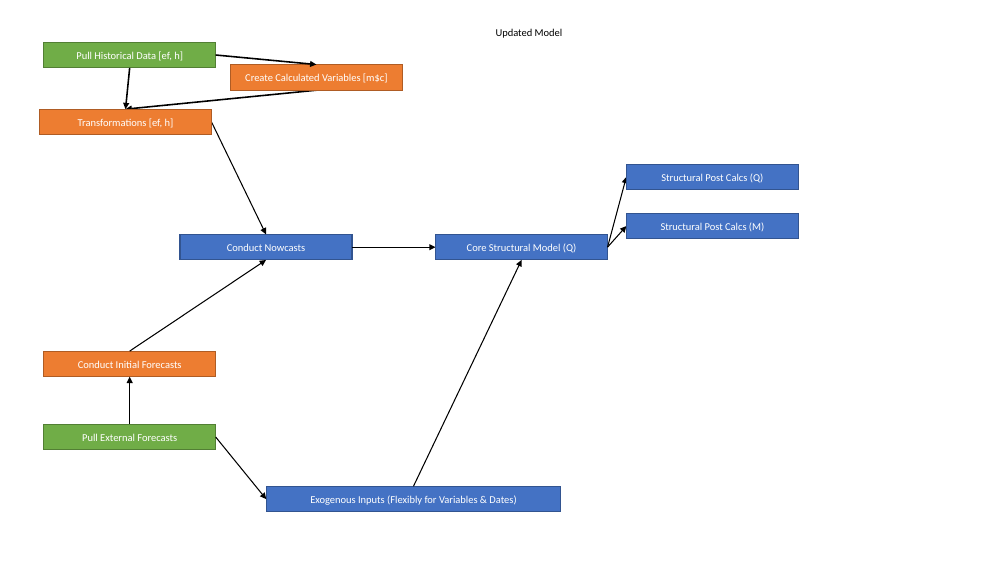
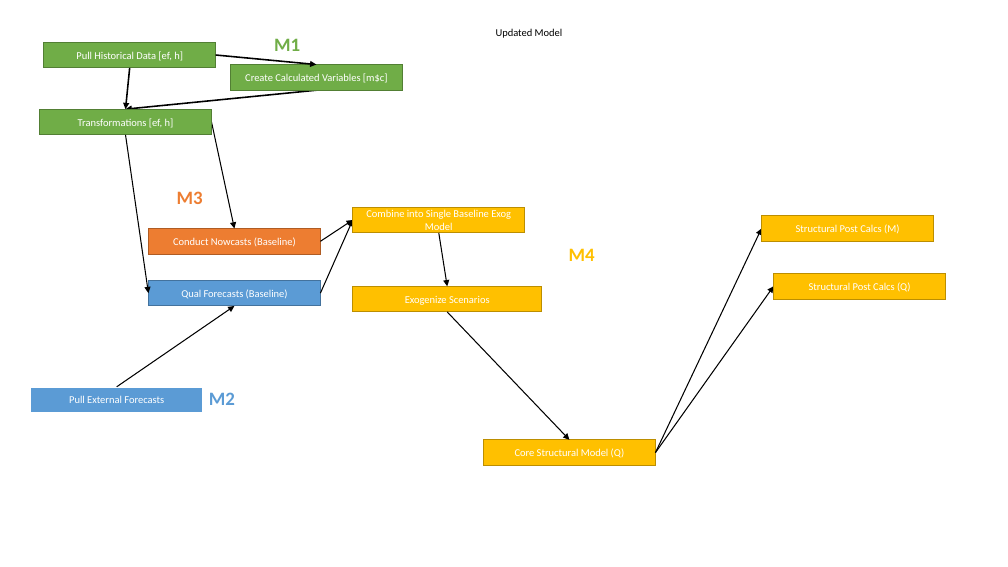
Before and after one commit to bongohead/econforecasting-r, a slide deck: slide 1 of documentation-templates/model-flow.pptx. Drawn at 1008x567 pixels with LibreOffice and Linux fonts; fonts in the diff are those of the drawing. Boxes give left, top, right and bottom in pixels: in the first picture for what was removed or moved away, otherwise in the second. Text is boxed around its words. In the diff, an @@ line names an element or a change of style, - is before the commit and + after.

Commit message:
Reworked model flow (v0.15)

```diff
--- a/documentation-templates/model-flow.pptx
+++ b/documentation-templates/model-flow.pptx
@@ text added at (x1=274, y1=38, x2=300, y2=51), 18 pt, text #70AD47, bold @@
+M1
@@ rectangle "Create Calculated Variables [m$c]" at (x1=231, y1=64, x2=403, y2=90): fill #ED7D31 to #70AD47; outline #AF5C24 1 pt to #538035 1 pt @@
@@ rectangle "Transformations [ef, h]" at (x1=39, y1=109, x2=212, y2=135): fill #ED7D31 to #70AD47; outline #AF5C24 1 pt to #538035 1 pt @@
@@ arrow added from (126, 135) to (148, 293), #000000 1 pt @@
@@ arrow moved from (212, 122) - (266, 234) to (212, 122) - (234, 228) @@
@@ text added at (x1=177, y1=191, x2=203, y2=204), 18 pt, text #ED7D31, bold @@
+M3
@@ rectangle added at (x1=353, y1=207, x2=526, y2=233), fill #FFC000, outline #BD8E00 1 pt, 10 pt, text #FFFFFF @@
+Combine into Single Baseline Exog Model
@@ rectangle "Conduct Nowcasts (Baseline)" moved from (x1=180, y1=234, x2=352, y2=260) to (x1=148, y1=228, x2=321, y2=254) @@
@@ rectangle "Conduct Nowcasts (Baseline)" at (x1=148, y1=228, x2=321, y2=254): fill #4472C4 to #ED7D31; outline #325491 1 pt to #AF5C24 1 pt @@
@@ text in rectangle at (x1=173, y1=237, x2=296, y2=247): text changed @@
-Conduct Nowcasts
+Conduct Nowcasts (Baseline)
@@ arrow moved from (216, 437) - (266, 499) to (321, 241) - (353, 220) @@
@@ arrow added from (321, 293) to (353, 220), #000000 1 pt @@
@@ arrow moved from (352, 247) - (436, 247) to (439, 233) - (448, 287) @@
@@ arrow moved from (608, 247) - (627, 226) to (656, 453) - (761, 228) @@
@@ rectangle "Structural Post Calcs (M)" moved from (x1=627, y1=213, x2=799, y2=239) to (x1=761, y1=216, x2=934, y2=241) @@
@@ arrow removed from (130, 351) to (266, 260) @@
@@ text added at (x1=569, y1=248, x2=595, y2=261), 18 pt, text #FFC000, bold @@
+M4
@@ rectangle "Qual Forecasts (Baseline)" moved from (x1=44, y1=351, x2=216, y2=377) to (x1=148, y1=281, x2=321, y2=306) @@
@@ rectangle "Qual Forecasts (Baseline)" at (x1=148, y1=281, x2=321, y2=306): fill #ED7D31 to #5B9BD5; outline #AF5C24 1 pt to #43739E 1 pt @@
@@ text in rectangle at (x1=181, y1=289, x2=288, y2=299): text changed @@
-Conduct Initial Forecasts
+Qual Forecasts (Baseline)
@@ rectangle added at (x1=353, y1=287, x2=542, y2=312), fill #FFC000, outline #BD8E00 1 pt, 10 pt, text #FFFFFF @@
+Exogenize Scenarios
@@ arrow moved from (608, 247) - (627, 177) to (656, 453) - (774, 287) @@
@@ fill #4472C4 to #FFC000; outline #325491 1 pt to #BD8E00 1 pt in 3 elements at (x1=761, y1=216, x2=934, y2=241), (x1=483, y1=440, x2=656, y2=466), (x1=774, y1=274, x2=946, y2=299) @@
@@ rectangle "Structural Post Calcs (Q)" moved from (x1=627, y1=164, x2=799, y2=190) to (x1=774, y1=274, x2=946, y2=299) @@
@@ arrow moved from (130, 424) - (130, 377) to (116, 387) - (234, 306) @@
@@ arrow moved from (414, 486) - (522, 260) to (448, 312) - (569, 440) @@
@@ rectangle "Pull External Forecasts" moved from (x1=44, y1=424, x2=216, y2=450) to (x1=31, y1=387, x2=203, y2=413) @@
@@ rectangle "Pull External Forecasts" at (x1=31, y1=387, x2=203, y2=413): fill #70AD47 to #5B9BD5; outline #538035 1 pt to #FFFFFF 1.5 pt @@
@@ text added at (x1=209, y1=392, x2=235, y2=405), 18 pt, text #5B9BD5, bold @@
+M2
@@ rectangle "Core Structural Model (Q)" moved from (x1=436, y1=234, x2=608, y2=260) to (x1=483, y1=440, x2=656, y2=466) @@
@@ rectangle removed at (x1=266, y1=486, x2=560, y2=512) @@
-Exogenous Inputs (Flexibly for Variables & Dates)
```
Also in this commit, not shown: 4 other files.
